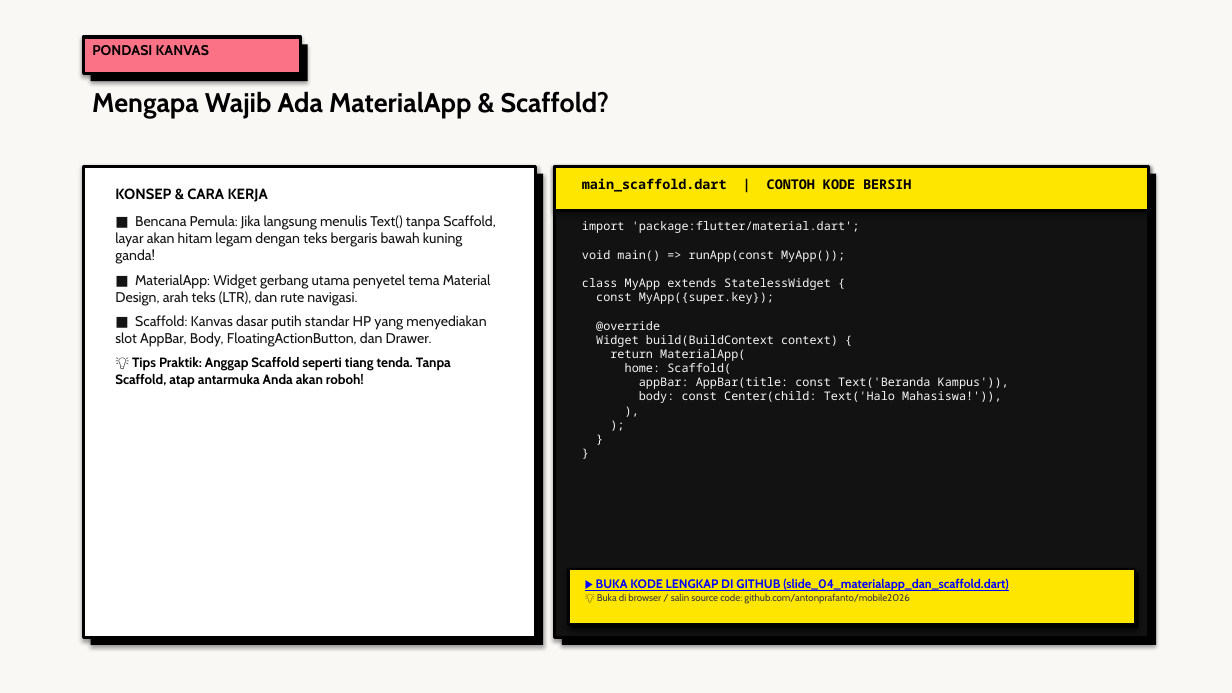
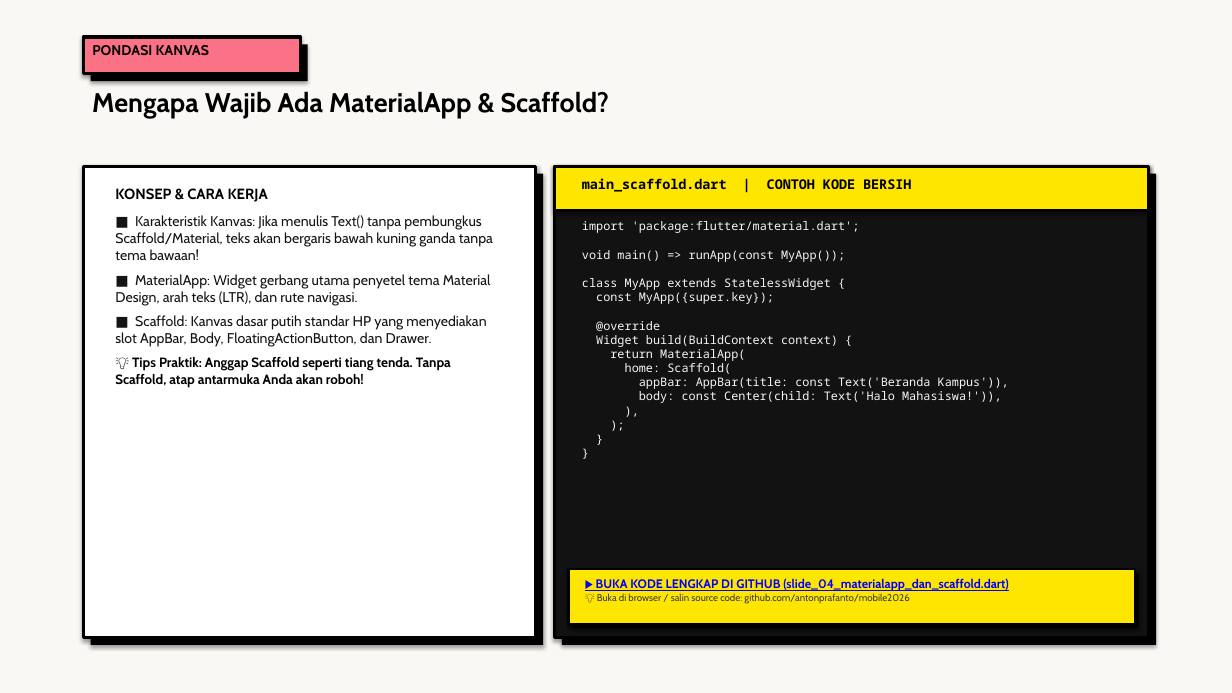
Before and after one commit to antonprafanto/mobile2026, a slide deck: slide 4 of 03_slide_presentasi/PERTEMUAN_03_Widget_Tree_dan_Layouting.pptx. Drawn at 1232x693 pixels with LibreOffice and Linux fonts; fonts in the diff are those of the drawing. Boxes give left, top, right and bottom in pixels: in the first picture for what was removed or moved away, otherwise in the second. Text is boxed around its words. In the diff, an @@ line names an element or a change of style, - is before the commit and + after.

```diff
--- a/03_slide_presentasi/PERTEMUAN_03_Widget_Tree_dan_Layouting.pptx
+++ b/03_slide_presentasi/PERTEMUAN_03_Widget_Tree_dan_Layouting.pptx
@@ text at box(115, 215, 493, 260): text changed @@
-■ Bencana Pemula: Jika langsung menulis Text() tanpa Scaffold, layar akan hitam legam dengan teks bergaris bawah kuning ganda!
+■ Karakteristik Kanvas: Jika menulis Text() tanpa pembungkus Scaffold/Material, teks akan bergaris bawah kuning ganda tanpa tema bawaan!
```
Also in this commit, not shown: 5 other slides changed, 22 other files.
